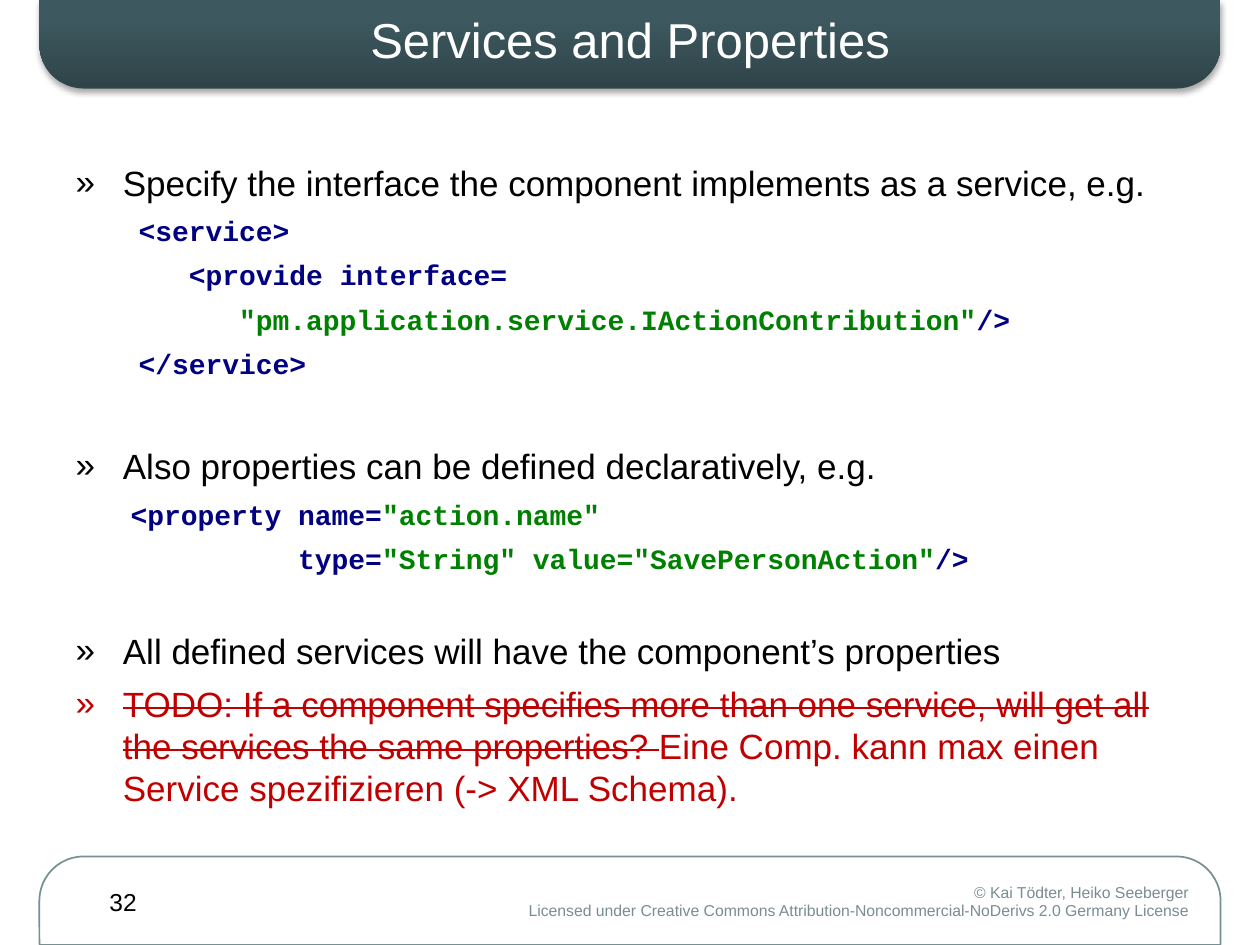
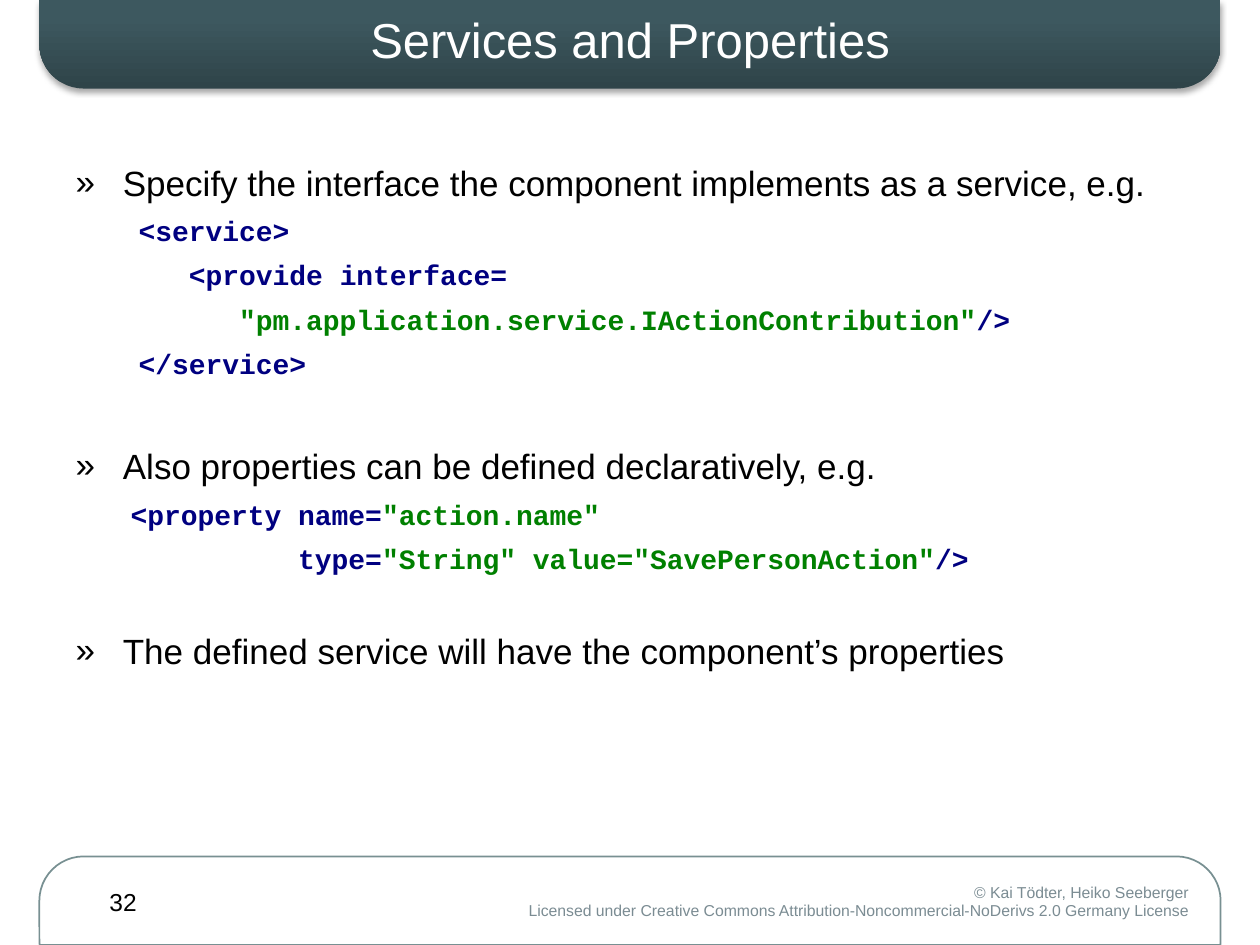
Before and after one commit to osgi-forks/osgi-person-manager, a slide deck: slide 32 of presentations/WJAX2008 DS-DM.pptx. Drawn at 1260x945 pixels with LibreOffice and Linux fonts; fonts in the diff are those of the drawing. Boxes give left, top, right and bottom in pixels: in the first picture for what was removed or moved away, otherwise in the second. Text is boxed around its words. In the diff, an @@ line names an element or a change of style, - is before the commit and + after.

```diff
--- a/presentations/WJAX2008 DS-DM.pptx
+++ b/presentations/WJAX2008 DS-DM.pptx
@@ text at [123,638,1004,671]: text changed; text colour #C00000 to #000000 @@
-» All defined services will have the component’s properties
-» TODO: If a component specifies more than one service, will get all the services the same properties? Eine Comp. kann max einen Service spezifizieren (-> XML Schema).
+» The defined service will have the component’s properties
```
Also in this commit, not shown: 4 other slides changed, 1 slide removed, 1 other file.
